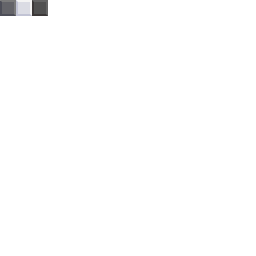
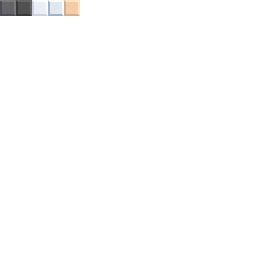
Two versions of the same layered image (256 × 256). Layer-by-layer changes:
renamed "Background" to "walls", painted on it over [16, 0, 80, 16]
